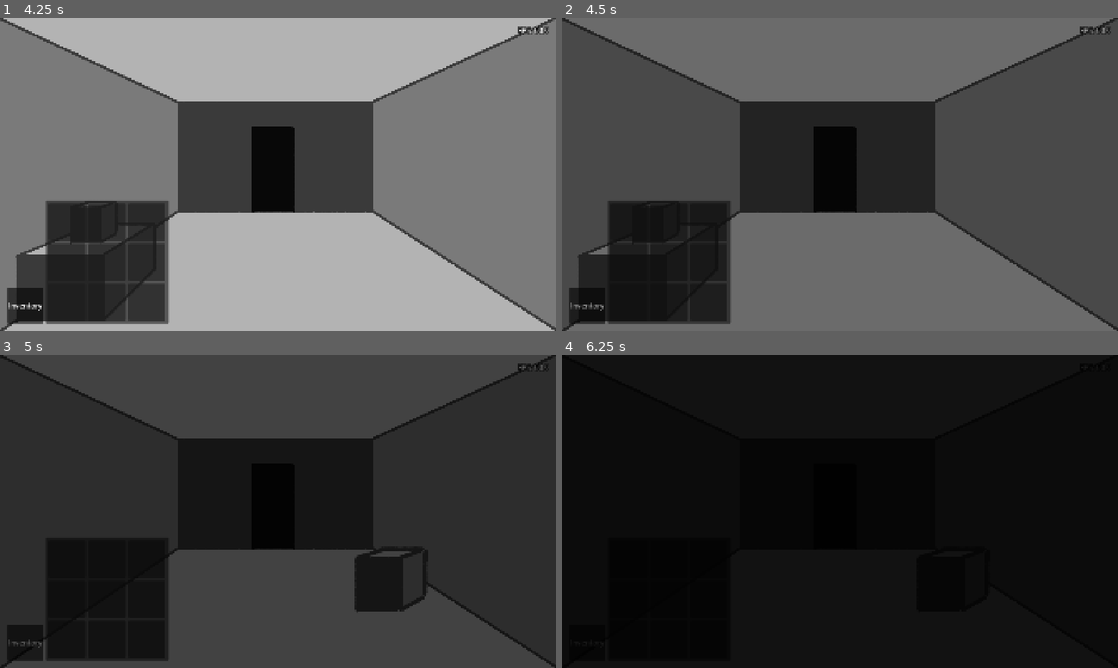
Above: before the commit, frames 1-4 (two rows, left to right).
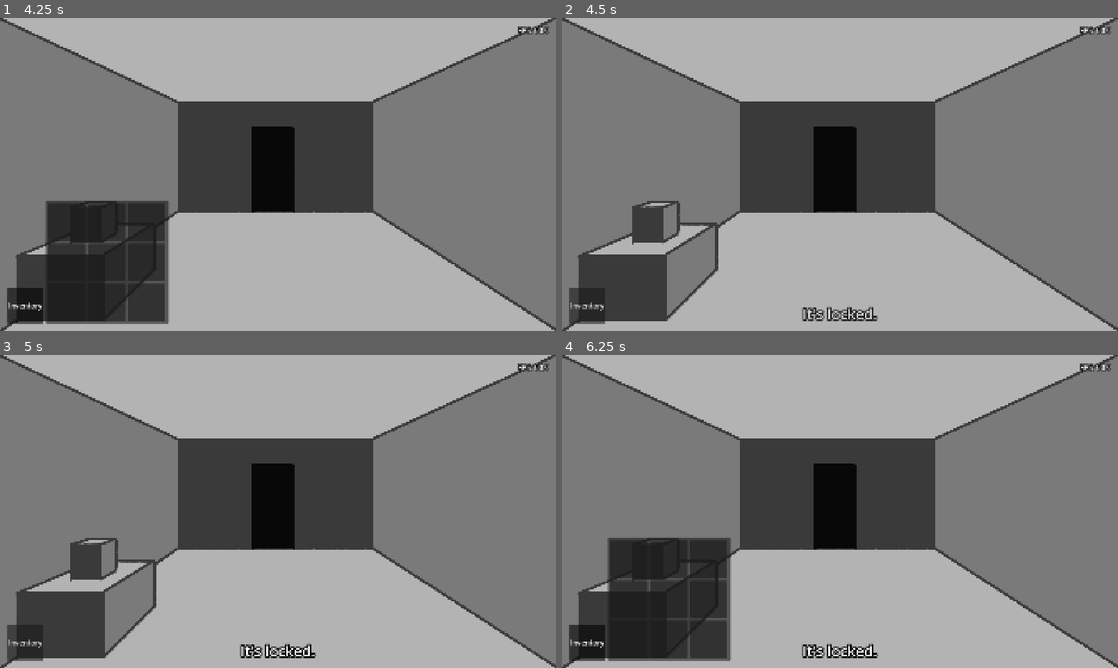
Above: after the commit, the same moments.

Repository: AEther-Frisko/point-n-click-game
Game: Godot game, scene res://shared/scenes/main.tscn
The game is run twice, just before and just after one commit, with the same random seed, the same clock (stepped at 60 frames per second) and the same inputs. The engine's default icon, where the game draws it, is replaced by a stand-in: a white triangle on a blue panel in a dark square.
Inputs (mouse positions are in pixels of both pictures, inside the frame that each line leads up to):
- Up to frame 1 (4.25 s): click "Inventory" at 0.5 s; click "Inventory" at 1.25 s; click "Inventory" at 2 s; tap Enter at 2.75 s; move the mouse to (83, 271) at 2.77 s; press the mouse at (83, 271) at 2.78 s; tap Space at 3.5 s; move the mouse to (94, 221) at 3.52 s; release the mouse at (94, 221) at 3.53 s; click (94, 221) at 3.6 s
- Up to frame 2 (4.5 s): tap Enter at 4.25 s; move the mouse to (834, 168) at 4.27 s; press the mouse at (834, 168) at 4.28 s
- Up to frame 3 (5 s): no input
- Up to frame 4 (6.25 s): move the mouse to (951, 580) at 5.02 s; release the mouse at (951, 580) at 5.03 s; click (951, 580) at 5.1 s; tap Space at 5.75 s; move the mouse to (834, 505) at 5.77 s; press the mouse at (834, 505) at 5.78 s

Frame 1 is identical in both runs. In frame 2, 86% of the frame differs, in the area x 0-100%, y 0-100%; in frame 3, 97%; in frame 4, 97%.

Commit message:
added basic item usage and locked doors

Diff:
--- a/entities/doors/door.gd
+++ b/entities/doors/door.gd
@@ -9,10 +9,21 @@
 ## "[b]room[/b]" loads "res://entities/rooms/[b]room[/b].tscn".
 @export var destination : String
 
+@export var is_locked := false
+@export var expected_item : ItemData
+
 func _ready() -> void:
 	super._ready()
 	create_interactions()
 
 func create_interactions() -> void:
-	interaction_list.append(LoadRoomStrategy.new())
-	interaction_list[0].destination = destination
+	if interaction_list.is_empty():
+		interaction_list.append(LoadRoomStrategy.new())
+		interaction_list.back().destination = destination
+
+		interaction_list.append(ExamineStrategy.new())
+		interaction_list.back().description = "It's locked."
+
+		interaction_list.append(UseItemStrategy.new())
+		interaction_list.back().expected_item = expected_item
+		interaction_list.back().success = UnlockDoorStrategy.new()
--- /dev/null
+++ b/entities/items/cube_key.tres
@@ -0,0 +1,10 @@
+[gd_resource type="Resource" script_class="ItemData" format=3 uid="uid://0tw3n1hkhdvt"]
+
+[ext_resource type="Script" uid="uid://bjarm57wje3pb" path="res://entities/items/item_data.gd" id="1_um65f"]
+[ext_resource type="Texture2D" uid="uid://d0udqwdrdcoru" path="res://entities/props/test_prop_2.png" id="2_cs70a"]
+
+[resource]
+script = ExtResource("1_um65f")
+item_name = "Cube Key"
+texture = ExtResource("2_cs70a")
+metadata/_custom_type_script = "uid://bjarm57wje3pb"
--- a/entities/items/item.gd
+++ b/entities/items/item.gd
@@ -35,9 +35,9 @@
 	area_container.gui_input.connect(_on_input)
 
 func create_interactions() -> void:
-	if not interaction_list.is_empty():
-		return # allows overriding of default interactions
-	interaction_list.append(HoldItemStrategy.new())
+	if interaction_list.is_empty():
+		interaction_list.append(HoldItemStrategy.new())
+		interaction_list.append(UseItemStrategy.new())
 
 ## Updates the [member texture_rect]'s [Texture2D] to match the current [ItemData].
 func update_texture(new_texture: Texture2D) -> void:
--- a/entities/props/prop.gd
+++ b/entities/props/prop.gd
@@ -25,13 +25,14 @@
 	update_texture()
 
 func create_interactions() -> void:
-	if not interaction_list.is_empty():
-		return # allows overriding of default interactions
-	interaction_list.append(ExamineStrategy.new())
-	interaction_list[0].description = prop_data.description
+	if interaction_list.is_empty():
+		interaction_list.append(ExamineStrategy.new())
+		interaction_list.back().description = prop_data.description
 
-	interaction_list.append(GetItemStrategy.new())
-	interaction_list[1].item_data = prop_data.held_item
+		interaction_list.append(GetItemStrategy.new())
+		interaction_list.back().item_data = prop_data.held_item
+
+		interaction_list.append(UseItemStrategy.new())
 
 ## Updates the [member sprite]'s [Texture2D] to match the current [PropData].
 func update_texture(new_texture = prop_data.texture) -> void:
--- a/entities/rooms/room.tscn
+++ b/entities/rooms/room.tscn
@@ -4,13 +4,10 @@
 [ext_resource type="PackedScene" uid="uid://q57c5k076cra" path="res://entities/props/prop.tscn" id="1_gfcs5"]
 [ext_resource type="Script" uid="uid://dvdndyww02s8t" path="res://entities/props/prop_data.gd" id="3_3rrti"]
 [ext_resource type="Texture2D" uid="uid://boau6tul4tt8g" path="res://entities/props/test_prop_1.png" id="4_wv86s"]
-[ext_resource type="Script" uid="uid://bjarm57wje3pb" path="res://entities/items/item_data.gd" id="5_ic8iu"]
-[ext_resource type="Script" uid="uid://cqfj6wrx4rg80" path="res://systems/interaction/strategies/examine_strategy.gd" id="5_q3wsx"]
-[ext_resource type="Script" uid="uid://dq8a57b1tj3bl" path="res://systems/interaction/strategies/interaction_strategy.gd" id="5_w4bvw"]
 [ext_resource type="Texture2D" uid="uid://d0udqwdrdcoru" path="res://entities/props/test_prop_2.png" id="5_wv86s"]
 [ext_resource type="Script" uid="uid://dapxy6n44rykv" path="res://entities/doors/door.gd" id="6_pl5rr"]
-[ext_resource type="Script" uid="uid://bvck6qm3mlmqp" path="res://systems/interaction/strategies/get_item_strategy.gd" id="7_26pwu"]
 [ext_resource type="Script" uid="uid://g6sjksb4ootf" path="res://systems/interaction/clickable_area.gd" id="7_bwubf"]
+[ext_resource type="Resource" uid="uid://0tw3n1hkhdvt" path="res://entities/items/cube_key.tres" id="8_ujybf"]
 
 [sub_resource type="Resource" id="Resource_pl5rr"]
 script = ExtResource("3_3rrti")
@@ -18,24 +15,11 @@
 texture = ExtResource("4_wv86s")
 metadata/_custom_type_script = "uid://dvdndyww02s8t"
 
-[sub_resource type="Resource" id="Resource_goa68"]
-script = ExtResource("5_q3wsx")
-description = "A strange table."
-
-[sub_resource type="Resource" id="Resource_ujybf"]
-script = ExtResource("7_26pwu")
-
-[sub_resource type="Resource" id="Resource_q3wsx"]
-script = ExtResource("5_ic8iu")
-item_name = "Item 1"
-texture = ExtResource("5_wv86s")
-metadata/_custom_type_script = "uid://bjarm57wje3pb"
-
 [sub_resource type="Resource" id="Resource_bwubf"]
 script = ExtResource("3_3rrti")
 description = "Grey cube..."
 texture = ExtResource("5_wv86s")
-held_item = SubResource("Resource_q3wsx")
+held_item = ExtResource("8_ujybf")
 is_item = true
 metadata/_custom_type_script = "uid://dvdndyww02s8t"
 
@@ -53,7 +37,6 @@
 [node name="Prop" parent="Props" unique_id=1491848127 instance=ExtResource("1_gfcs5")]
 position = Vector2(297, 875)
 prop_data = SubResource("Resource_pl5rr")
-interaction_list = Array[ExtResource("5_w4bvw")]([SubResource("Resource_goa68"), SubResource("Resource_ujybf")])
 
 [node name="Prop2" parent="Props" unique_id=1237188023 instance=ExtResource("1_gfcs5")]
 position = Vector2(324, 704)
@@ -65,6 +48,8 @@
 position = Vector2(944, 693)
 script = ExtResource("6_pl5rr")
 destination = "room_2"
+is_locked = true
+expected_item = ExtResource("8_ujybf")
 metadata/_custom_type_script = "uid://yrbq3bfk1sid"
 
 [node name="ClickableArea" type="Area2D" parent="Doors/Door" unique_id=1652914156]
--- a/systems/interaction/interactable.gd
+++ b/systems/interaction/interactable.gd
@@ -32,6 +32,7 @@
 	clickable_area.mouse_entered.connect(_on_hover_start)
 	clickable_area.mouse_exited.connect(_on_hover_end)
 
+## Creates default [InteractionStrategy] [Array] that can be overwritten.
 func create_interactions() -> void:
 	pass
 
--- a/systems/interaction/interaction_context.gd
+++ b/systems/interaction/interaction_context.gd
@@ -29,6 +29,22 @@
 		manager.held_item = interactable
 		gui.hold_item(manager.held_item)
 
+func is_holding_item() -> bool:
+	return is_instance_valid(manager.held_item)
+
+func get_held_item_data() -> ItemData:
+	if not is_holding_item():
+		return null
+	return manager.held_item.item_data
+
+func drop_held_item() -> void:
+	gui.drop_item(manager.held_item)
+	manager.held_item = null
+
+func use_held_item() -> void:
+	gui.use_item(manager.held_item)
+	manager.held_item = null
+
 func remove_interactable() -> void:
 	manager.remove_hovered_area(interactable)
 	interactable.queue_free()
--- a/systems/interaction/interaction_manager.gd
+++ b/systems/interaction/interaction_manager.gd
@@ -130,10 +130,7 @@
 	return interaction_list.front()
 
 func _on_clicked(interactable: Interactable) -> void:
-	if held_item: # temp until i set up action-switching better
-		drop_held_item()
-		update_cursor()
-	elif not interactable.interaction_list.is_empty():
+	if not interactable.interaction_list.is_empty():
 		var context = create_context(interactable)
 		var valid_list = interactable.get_valid_interactions(context)
 		var best = choose_best_interaction(valid_list)
--- a/systems/interaction/strategies/hold_item_strategy.gd
+++ b/systems/interaction/strategies/hold_item_strategy.gd
@@ -4,5 +4,8 @@
 	if not verb:
 		verb = Verbs.take
 
+func can_interact(context: InteractionContext) -> bool:
+	return not context.is_holding_item()
+
 func interact(context: InteractionContext) -> void:
 	context.hold_item()
--- a/systems/interaction/strategies/load_room_strategy.gd
+++ b/systems/interaction/strategies/load_room_strategy.gd
@@ -6,5 +6,11 @@
 	if not verb:
 		verb = Verbs.walk
 
+func can_interact(context: InteractionContext) -> bool:
+	if context.interactable is Door:
+		return not context.interactable.is_locked
+	else:
+		return true
+
 func interact(context: InteractionContext) -> void:
 	context.load_room(destination)
--- /dev/null
+++ b/systems/interaction/strategies/sequential_strategy.gd
@@ -0,0 +1,11 @@
+class_name SequentialStrategy extends InteractionStrategy
+
+@export var strategy_list: Array[InteractionStrategy]
+
+func _init() -> void:
+	if not verb:
+		verb = strategy_list.front().verb
+
+func interact(context: InteractionContext) -> void:
+	for strategy in strategy_list:
+		strategy.interact(context)
--- /dev/null
+++ b/systems/interaction/strategies/unlock_door_strategy.gd
@@ -0,0 +1,5 @@
+class_name UnlockDoorStrategy extends InteractionStrategy
+
+func interact(context: InteractionContext) -> void:
+	context.interactable.is_locked = false
+	context.display_text("It's unlocked.")
--- /dev/null
+++ b/systems/interaction/strategies/use_item_strategy.gd
@@ -0,0 +1,24 @@
+class_name UseItemStrategy extends InteractionStrategy
+
+@export var expected_item: ItemData
+
+@export var success: InteractionStrategy
+@export var failure: InteractionStrategy
+
+func _init() -> void:
+	if not verb:
+		verb = Verbs.use
+	if not failure:
+		failure = ExamineStrategy.new()
+		failure.description = "That didn't work."
+
+func can_interact(context: InteractionContext) -> bool:
+	return context.is_holding_item()
+
+func interact(context: InteractionContext) -> void:
+	if expected_item == context.get_held_item_data():
+		context.use_held_item()
+		success.interact(context)
+	else:
+		context.drop_held_item()
+		failure.interact(context)
--- /dev/null
+++ b/systems/interaction/verbs/use_verb.tres
@@ -0,0 +1,11 @@
+[gd_resource type="Resource" script_class="Verb" format=3 uid="uid://2jgo87vgt1kd"]
+
+[ext_resource type="Script" uid="uid://cl858fhijfpxa" path="res://systems/interaction/verbs/verb.gd" id="1_3qub2"]
+[ext_resource type="Texture2D" uid="uid://dnf5a4u63xwoe" path="res://shared/images/cursors/cur_hand.png" id="1_p68xp"]
+
+[resource]
+script = ExtResource("1_3qub2")
+name = "Use"
+cursor = ExtResource("1_p68xp")
+priority = 4
+metadata/_custom_type_script = "uid://cl858fhijfpxa"
--- a/systems/interaction/verbs/verb_library.gd
+++ b/systems/interaction/verbs/verb_library.gd
@@ -6,3 +6,4 @@
 @export var take: Verb
 @export var walk: Verb
 @export var hold_item: Verb
+@export var use: Verb
--- a/systems/interaction/verbs/verb_library.tres
+++ b/systems/interaction/verbs/verb_library.tres
@@ -6,6 +6,7 @@
 [ext_resource type="Resource" uid="uid://daamjot5g6ce" path="res://systems/interaction/verbs/look_verb.tres" id="2_i75ae"]
 [ext_resource type="Resource" uid="uid://bdghpx0rr033y" path="res://systems/interaction/verbs/take_verb.tres" id="4_tetxh"]
 [ext_resource type="Resource" uid="uid://cxf2oihst8upi" path="res://systems/interaction/verbs/walk_verb.tres" id="5_p2oep"]
+[ext_resource type="Resource" uid="uid://2jgo87vgt1kd" path="res://systems/interaction/verbs/use_verb.tres" id="6_tetxh"]
 
 [resource]
 script = ExtResource("1_wh6ku")
@@ -14,4 +15,5 @@
 take = ExtResource("4_tetxh")
 walk = ExtResource("5_p2oep")
 hold_item = ExtResource("1_hlhft")
+use = ExtResource("6_tetxh")
 metadata/_custom_type_script = "uid://b03jg22fftb7u"
--- a/systems/interaction/verbs/verbs.gd
+++ b/systems/interaction/verbs/verbs.gd
@@ -17,3 +17,6 @@
 
 var hold_item: Verb:
 	get: return LIBRARY.hold_item
+
+var use: Verb:
+	get: return LIBRARY.use
Not shown, added: systems/interaction/strategies/sequential_strategy.gd.uid
Not shown, added: systems/interaction/strategies/unlock_door_strategy.gd.uid
Not shown, added: systems/interaction/strategies/use_item_strategy.gd.uid
